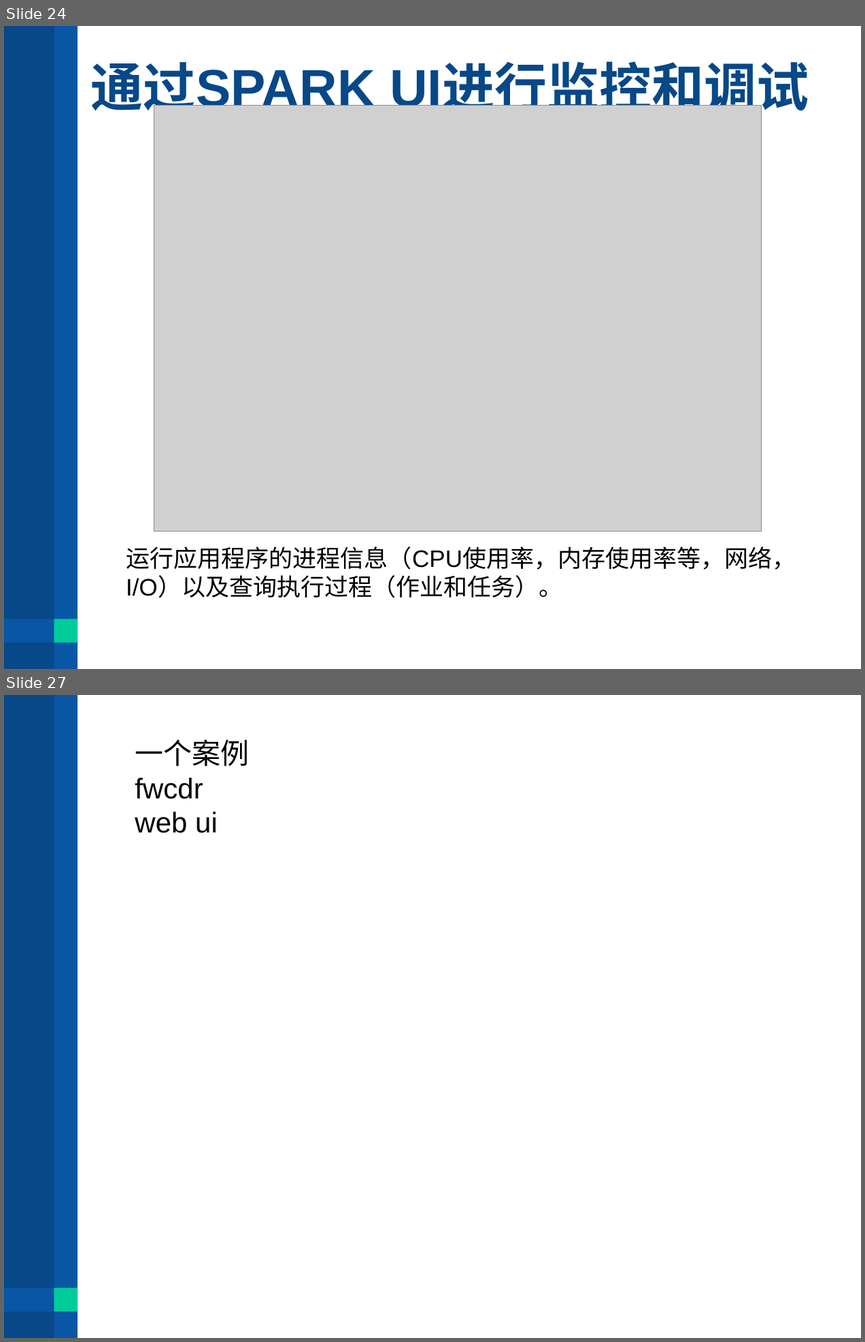
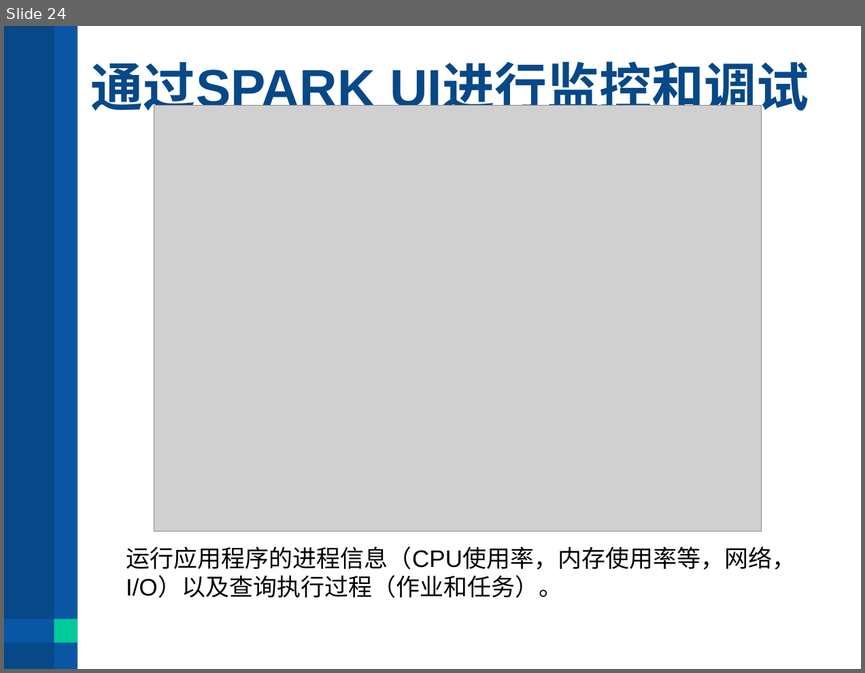
Before and after one commit to wxyzjf/parquet_20200823, a slide deck: SPARK Parquet 简谈.pptx. Shown one above the other, each under a label of ours: slides 24 and 27 before the commit, slide 24 after it; the slides between them are not shown. The pictures are 865x1342 and 865x673 pixels, drawn with LibreOffice and Linux fonts; fonts in the diff are those of the drawing; grey boxes stand for pictures. Boxes give left, top, right and bottom in pixels: in the first picture for what was removed or moved away, otherwise in the second. Text is boxed around its words. In the diff, an @@ line names an element or a change of style, - is before the commit and + after.

```diff
--- a/SPARK Parquet 简谈.pptx
+++ b/SPARK Parquet 简谈.pptx
@@ slide 27 removed at [4,695,861,1338], background #FFFFFF; not listed: 4 template elements that a slide beside it also shows @@
@@ text removed at [135,739,249,833] @@
-一个案例
-fwcdr
-web ui
```
Also in this commit, not shown: 12 slides changed, 2 other slides removed.
